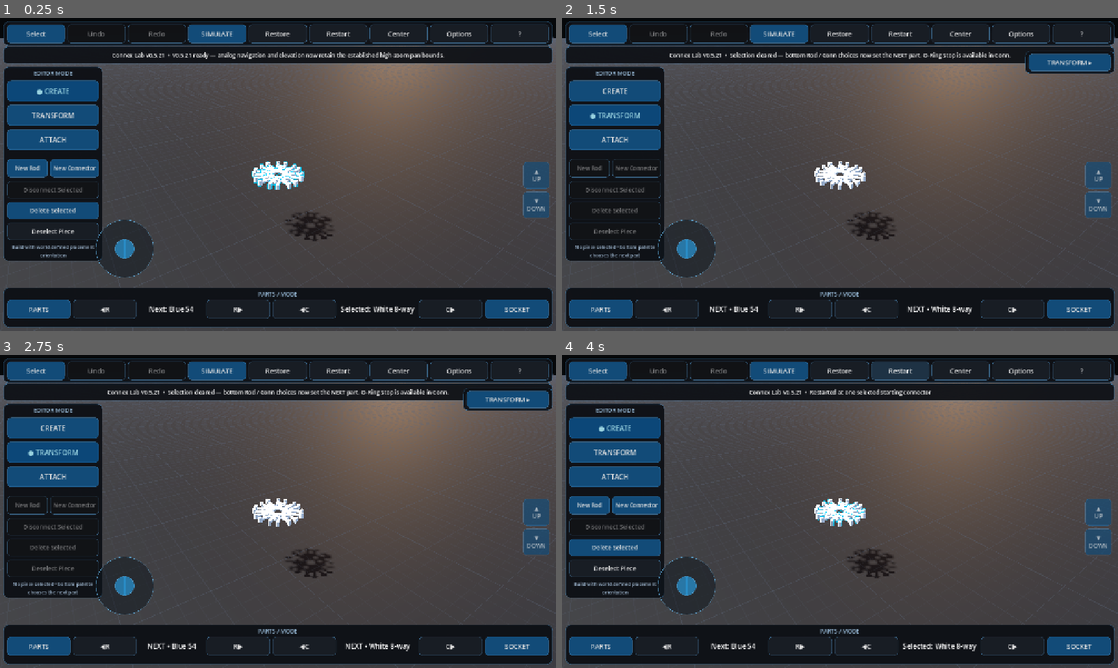
Above: before the commit, frames 1-4 (two rows, left to right).
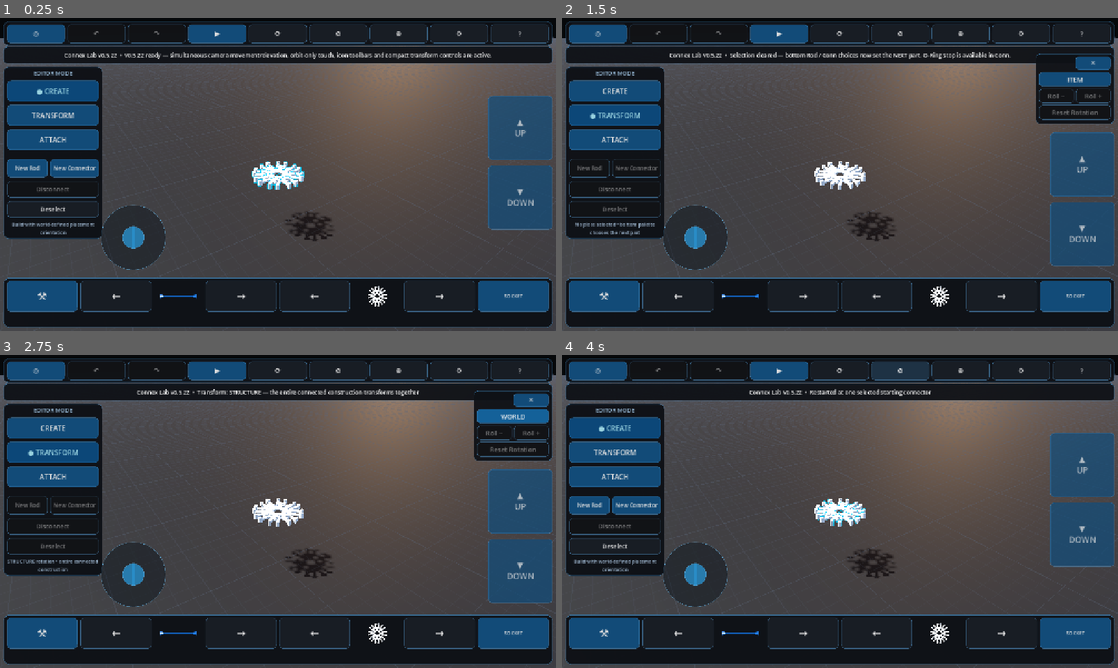
Above: after the commit, the same moments.

Repository: pixel375/connex
Game: Godot game, scene res://Main.tscn
Same seed, same stepped clock (60 frames per second), same inputs: the game is played once before the commit and once after it.
Inputs (mouse positions are in pixels of both pictures, inside the frame that each line leads up to):
- Up to frame 1 (0.25 s): no input
- Up to frame 2 (1.5 s): click "TRANSFORM" at 0.5 s; click "Deselect Piece" (after the commit: "Deselect") at 1.25 s
- Up to frame 3 (2.75 s): click (511, 417) at 2 s, where only the run after the commit has a clickable "ITEM"
- Up to frame 4 (4 s): click (1073, 417) at 2.75 s, where only the run after the commit has a clickable "WORLD"; click "Restart" (after the commit: "⊘") at 3.5 s

The runs differ from the first frame. In frame 1, 15% of the frame differs, in the area x 0-100%, y 4-96%; in frame 2, 17%; in frame 3, 17%; in frame 4, 14%.

Commit message:
Stage v0.5.22 touch controls and UI refresh

Diff:
--- a/Main.tscn
+++ b/Main.tscn
@@ -1,12 +1,9 @@
 [gd_scene load_steps=3 format=3]
 
-; v0.5.21 analog camera navigation, unified TRANSFORM and bounded pan runtime: res://scripts/main_v080.gd
-; v0.5.20 ATTACH selection, O-Ring rod creation, live marker and reconnect runtime: res://scripts/main_v076.gd
-; v0.5.19 precise ATTACH picking, Undo marker refresh and spatial CROSS orientation: res://scripts/main_v075.gd
-; v0.5.18 legacy AXLE healing and inverse CROSS rod slide runtime: res://scripts/main_v074.gd
-; v0.5.17 deterministic AXLE/CROSS stop and save-load runtime: res://scripts/main_v073.gd
-; v0.5.16 simplified physical O-Ring runtime: res://scripts/main_v071.gd
-[ext_resource type="Script" path="res://scripts/main_v080.gd" id="1_main"]
+; v0.5.22 runtime keeps the v0.5.21 unified transform/camera foundation and adds
+; the touch/UI refresh in main_v081.gd. Physics slider compatibility stays as a
+; separate tiny scene helper so older save/settings behavior remains untouched.
+[ext_resource type="Script" path="res://scripts/main_v081.gd" id="1_main"]
 [ext_resource type="Script" path="res://scripts/physics_slider_fix_v052.gd" id="2_physics_fix"]
 
 [node name="Main" type="Node3D"]
--- a/tests/camera_gesture_smoke_v059.gd
+++ b/tests/camera_gesture_smoke_v059.gd
@@ -35,29 +35,28 @@
 	root.add_child(main)
 	await process_frame
 
-	if not str(main.get_script().resource_path).ends_with("main_v064.gd"):
-		_fail("Main is not using v0.5.9 runtime")
+	if not str(main.get_script().resource_path).ends_with("main_v081.gd"):
+		_fail("Main is not using v0.5.22 runtime")
 		return
 
-	# One finger has exactly one job: orbit. It must not pan or zoom.
+	# One finger remains the one touch-camera gesture: orbit only.
 	var yaw0: float = float(main.get("camera_yaw"))
 	var target0: Vector3 = main.get("camera_target") as Vector3
 	var distance0: float = float(main.get("camera_distance"))
 	main.call("_unhandled_input", _touch(0, true, Vector2(420, 320)))
 	main.call("_unhandled_input", _drag(0, Vector2(540, 320), Vector2(120, 0)))
-	var yaw1: float = float(main.get("camera_yaw"))
-	if absf(yaw1 - yaw0) < 0.03:
+	if absf(float(main.get("camera_yaw")) - yaw0) < 0.03:
 		_fail("one-finger drag did not orbit")
 		return
 	if (main.get("camera_target") as Vector3).distance_to(target0) > 0.001:
-		_fail("one-finger orbit changed camera target/pan")
+		_fail("one-finger orbit changed camera target")
 		return
 	if absf(float(main.get("camera_distance")) - distance0) > 0.001:
 		_fail("one-finger orbit changed zoom")
 		return
 	main.call("_unhandled_input", _touch(0, false, Vector2(540, 320)))
 
-	# Two fingers have exactly two camera jobs: pan and zoom. They must not orbit.
+	# v0.5.22 policy: two viewport fingers are inert. They may not pan, zoom or orbit.
 	main.call("_unhandled_input", _touch(0, true, Vector2(320, 320)))
 	main.call("_unhandled_input", _touch(1, true, Vector2(520, 320)))
 	var multi_yaw: float = float(main.get("camera_yaw"))
@@ -66,30 +65,29 @@
 	main.call("_unhandled_input", _drag(0, Vector2(280, 345), Vector2(-40, 25)))
 	main.call("_unhandled_input", _drag(1, Vector2(570, 345), Vector2(50, 25)))
 	if absf(float(main.get("camera_yaw")) - multi_yaw) > 0.0001:
-		_fail("two-finger gesture changed orbit yaw")
+		_fail("two-finger touch changed orbit yaw")
 		return
-	if (main.get("camera_target") as Vector3).distance_to(multi_target) < 0.01:
-		_fail("two-finger drag did not pan")
+	if (main.get("camera_target") as Vector3).distance_to(multi_target) > 0.0001:
+		_fail("two-finger touch panned the camera")
 		return
-	if absf(float(main.get("camera_distance")) - multi_distance) < 0.05:
-		_fail("two-finger spread did not zoom")
+	if absf(float(main.get("camera_distance")) - multi_distance) > 0.0001:
+		_fail("two-finger touch zoomed the camera")
 		return
 
-	# The critical Android hand-off regression: after one finger of a pinch lifts,
-	# the remaining finger is inert until it also lifts. No surprise orbit/tap.
+	# After one finger lifts, the remaining finger stays inert until all are up.
 	main.call("_unhandled_input", _touch(1, false, Vector2(570, 345)))
 	var handoff_yaw: float = float(main.get("camera_yaw"))
 	var handoff_target: Vector3 = main.get("camera_target") as Vector3
 	main.call("_unhandled_input", _drag(0, Vector2(500, 500), Vector2(220, 155)))
 	if absf(float(main.get("camera_yaw")) - handoff_yaw) > 0.0001:
-		_fail("remaining finger after pinch unexpectedly started orbiting")
+		_fail("remaining finger after second touch unexpectedly orbited")
 		return
 	if (main.get("camera_target") as Vector3).distance_to(handoff_target) > 0.0001:
-		_fail("remaining finger after pinch unexpectedly kept panning")
+		_fail("remaining finger after second touch unexpectedly panned")
 		return
 	main.call("_unhandled_input", _touch(0, false, Vector2(500, 500)))
 
-	# Once all fingers are clear, a fresh one-finger gesture works immediately.
+	# Fresh single-finger orbit works immediately after both fingers lift.
 	var fresh_yaw: float = float(main.get("camera_yaw"))
 	main.call("_unhandled_input", _touch(0, true, Vector2(440, 340)))
 	main.call("_unhandled_input", _drag(0, Vector2(500, 340), Vector2(60, 0)))
@@ -98,7 +96,7 @@
 		return
 	main.call("_unhandled_input", _touch(0, false, Vector2(500, 340)))
 
-	print("CAMERA_059_SMOKE_OK: deterministic one-finger orbit + two-finger pan/zoom + no 2->1 handoff jump")
+	print("CAMERA_059_SMOKE_OK: one-finger orbit retained; two-finger touch pan/zoom disabled; clean 2->1 handoff verified")
 	main.queue_free()
 	await process_frame
 	quit(0)
--- a/tests/camera_transform_ui_smoke_v078.gd
+++ b/tests/camera_transform_ui_smoke_v078.gd
@@ -1,6 +1,6 @@
 extends SceneTree
 
-const MAIN := preload("res://scripts/main_v080.gd")
+const MAIN := preload("res://scripts/main_v081.gd")
 
 var app: Node
 var failed := false
@@ -18,115 +18,94 @@
 	await process_frame
 	await process_frame
 
-	if app.get_script() == null or not str(app.get_script().resource_path).ends_with("main_v080.gd"):
-		_fail("final v0.5.21 runtime is not active")
+	if app.get_script() == null or not str(app.get_script().resource_path).ends_with("main_v081.gd"):
+		_fail("final v0.5.22 runtime is not active")
 	if app.rotate_button_v032 == null or "TRANSFORM" not in app.rotate_button_v032.text:
-		_fail("ROTATE button was not replaced by TRANSFORM")
+		_fail("unified TRANSFORM mode is missing")
 	if app.move_mode_button_v042 == null or app.move_mode_button_v042.visible:
 		_fail("legacy MOVE editor button is still visible")
-	if app.rotation_panel == null or app.rotation_panel.visible:
-		_fail("legacy rotation XYZ panel is still visible")
-	if app.move_panel == null or app.move_panel.visible:
-		_fail("legacy move XYZ panel is still visible")
-	if app.transform_panel_v077 == null or app.transform_toggle_v077 == null or app.transform_space_button_v078 == null:
-		_fail("compact transform panel/space control was not created")
+	if app.rotation_panel == null or app.rotation_panel.visible or app.move_panel == null or app.move_panel.visible:
+		_fail("legacy XYZ side panels are visible")
 
-	app._set_editor_mode_v032(app.EDITOR_MOVE_042, false)
-	if app.editor_mode_v032 != app.EDITOR_ROTATE_032:
-		_fail("legacy MOVE request did not remap to unified TRANSFORM")
+	app._set_editor_mode_v032(app.EDITOR_ROTATE_032, false)
 	await process_frame
+	if app.transform_panel_v077 == null or not app.transform_panel_v077.visible:
+		_fail("compact transform card was not created/opened")
+	if app.transform_toggle_v077 != null:
+		_fail("collapsible TRANSFORM header still exists")
+	if app.transform_hint_v077 != null:
+		_fail("ITEM/WORLD description still exists")
+	if app.transform_slide_minus_v077 != null or app.transform_slide_plus_v077 != null:
+		_fail("duplicate axle slide controls still exist")
+	if app.transform_close_button_v081 == null:
+		_fail("transform card has no X close button")
+	if app.transform_space_button_v078 == null or app.transform_space_button_v078.text not in ["ITEM", "WORLD"]:
+		_fail("compact ITEM/WORLD toggle is missing")
+
 	if app.gizmo_root_v030 == null or not app.gizmo_root_v030.visible:
 		_fail("rotation rings are not visible in TRANSFORM")
 	if app.move_gizmo_root_v042 == null or not app.move_gizmo_root_v042.visible:
 		_fail("translation arrows are not visible in TRANSFORM")
-	if app.rotation_panel.visible or app.move_panel.visible:
-		_fail("inherited refresh re-opened a retired XYZ side panel")
-
-	app.transform_space_v051 = app.SPACE_WORLD_051
-	app._update_transform_ui_v077()
-	if "WORLD" not in app.transform_space_button_v078.text:
-		_fail("ITEM/WORLD transform-space control did not update")
-	app.transform_space_v051 = app.SPACE_ITEM_051
+	if app.move_gizmo_root_v042.scale.x < 1.45 * clampf(app.camera_distance / 19.0, 0.62, 2.10):
+		_fail("move gizmo was not made substantially larger than rotation")
 
 	if app.camera_joystick_v077 == null or app.camera_up_button_v077 == null or app.camera_down_button_v077 == null:
 		_fail("camera joystick/elevation controls were not created")
 	else:
-		if app.camera_joystick_knob_v077.get_parent() == app.camera_joystick_v077:
-			_fail("joystick knob is still a direct PanelContainer child and cannot move freely")
-		var joy_rect: Rect2 = app.camera_joystick_v077.get_global_rect()
-		if joy_rect.position.x < 202.0:
-			_fail("camera joystick overlaps the condensed editor sidebar")
-		var viewport_size: Vector2 = app.get_viewport().get_visible_rect().size
-		if joy_rect.end.y > viewport_size.y - 88.0:
-			_fail("camera joystick overlaps the bottom parts bar")
+		if app.camera_joystick_v077.size.x < 145.0:
+			_fail("camera joystick was not enlarged")
+		if app.camera_up_button_v077.size.x < 145.0 or app.camera_down_button_v077.size.x < 145.0:
+			_fail("UP/DOWN controls were not enlarged")
+		if app.camera_joystick_v077.get_global_rect().position.x < 225.0:
+			_fail("camera joystick was not moved far enough right")
 
+	# Horizontal and vertical movement must be additive in the same navigation tick.
 	var old_target: Vector3 = app.camera_target
-	app.camera_joystick_value_v077 = Vector2(0.75, -0.55)
-	app._apply_camera_navigation_v077(0.5)
-	if app.camera_target.distance_to(old_target) < 0.05:
-		_fail("analog joystick did not translate camera target")
-	var elevated: Vector3 = app.camera_target
-	app.camera_joystick_value_v077 = Vector2.ZERO
+	app.camera_joystick_value_v077 = Vector2(0.72, -0.58)
 	app.camera_vertical_v077 = 1.0
 	app._apply_camera_navigation_v077(0.5)
-	if app.camera_target.y <= elevated.y:
-		_fail("UP control did not raise camera target")
+	var moved: Vector3 = app.camera_target - old_target
+	if absf(moved.y) < 0.05:
+		_fail("simultaneous navigation did not apply elevation")
+	if Vector2(moved.x, moved.z).length() < 0.05:
+		_fail("simultaneous navigation did not apply joystick translation")
+	app.camera_joystick_value_v077 = Vector2.ZERO
+	app.camera_vertical_v077 = 0.0
 
-	var keep_y: float = app.camera_target.y
-	app.camera_distance = 400.0
-	var pan_before: Vector3 = app.camera_target
-	app._pan_camera(Vector2(100.0, 100.0))
-	var pan_distance: float = pan_before.distance_to(app.camera_target)
-	if pan_distance <= 0.01 or pan_distance > 55.0:
-		_fail("high-zoom two-finger pan lost its bounded speed: %.3f" % pan_distance)
-	if absf(app.camera_target.y - keep_y) > 0.001:
-		_fail("two-finger pan erased camera elevation")
+	if app.status_label == null or app.status_label.visible:
+		_fail("top status bar was not removed")
+	if app.top_delete_button_v081 == null or app.delete_button_v032 == null or app.delete_button_v032.visible:
+		_fail("Delete was not moved from left toolbar to top toolbar")
+	if app.disconnect_button_v042 == null or app.disconnect_button_v042.text != "Disconnect":
+		_fail("Disconnect label was not shortened")
+	if app.deselect_piece_button_v039 == null or app.deselect_piece_button_v039.text != "Deselect":
+		_fail("Deselect label was not shortened")
+	if app.deselect_point_button_v032 != null and app.deselect_point_button_v032.visible:
+		_fail("redundant Deselect Point button is still visible")
+	if app.restart_confirm_v081 == null or app.delete_confirm_v081 == null:
+		_fail("Restart/Delete confirmation dialogs are missing")
 
-	if is_instance_valid(app.selected_piece):
-		var focus: Vector3 = app.selected_piece.global_position
-		app.camera_target += Vector3(5, 3, -4)
-		app._center_view()
-		if app.camera_target.distance_to(focus) > 0.001:
-			_fail("Center did not focus selected piece")
+	if app.physics_button_v051 == null or app.physics_button_v051.text != "Physics":
+		_fail("Physics option was not renamed")
+	if app.builds_button_v050 == null or app.builds_button_v050.text != "Save & Load":
+		_fail("Save & Load option was not renamed")
+	if app.options_help_button_v081 == null or app.options_help_button_v081.text != "Help":
+		_fail("Help was not moved into Options")
+	var rigidity_slider := app.physics_sliders_v054.get("Structure rigidity") as HSlider
+	if rigidity_slider == null or rigidity_slider.get_parent() != app.physics_box_v051:
+		_fail("Structure Rigidity was not moved into Physics")
 
-	app._refresh_parts_browser_v050()
-	await process_frame
-	var scroll := _find_scroll(app.parts_panel_v050)
-	if scroll == null:
-		_fail("parts browser scroll container not found")
-	else:
-		if scroll.scroll_deadzone < app.MENU_SCROLL_DEADZONE_077:
-			_fail("menu scroll deadzone was not applied")
-		var scroll_button := _find_button(scroll)
-		if scroll_button == null:
-			_fail("parts browser has no scrollable card button")
-		elif scroll_button.mouse_filter != Control.MOUSE_FILTER_PASS:
-			_fail("scrollable card still blocks parent drag gestures")
+	if app.rod_label == null or app.rod_label.visible:
+		_fail("bottom rod text label is still visible")
+	if app.connector_label == null or app.connector_label.visible:
+		_fail("bottom connector text label is still visible")
+	if app.bottom_rod_preview_v081 == null or app.bottom_connector_preview_v081 == null:
+		_fail("bottom live part previews are missing")
+	if app.parts_button_v050 == null or app.parts_button_v050.text != "⚒":
+		_fail("Parts button was not converted to an icon")
 
 	if failed:
 		quit(1)
 		return
-	print("CAMERA_TRANSFORM_078_SMOKE_OK: unified transform, ITEM/WORLD compact controls, analog camera navigation, bounded elevation-preserving pan, Center focus and scroll-safe menus verified")
+	print("CAMERA_TRANSFORM_078_SMOKE_OK: v0.5.22 touch concurrency, orbit-only multi-touch policy, compact transform card, icon toolbars, options hierarchy and live bottom previews verified")
 	quit(0)
-
-func _find_scroll(node: Node) -> ScrollContainer:
-	if node == null:
-		return null
-	if node is ScrollContainer:
-		return node as ScrollContainer
-	for child in node.get_children():
-		var found := _find_scroll(child as Node)
-		if found != null:
-			return found
-	return null
-
-func _find_button(node: Node) -> BaseButton:
-	if node == null:
-		return null
-	if node is BaseButton:
-		return node as BaseButton
-	for child in node.get_children():
-		var found := _find_button(child as Node)
-		if found != null:
-			return found
-	return null
Not shown, changed: export_presets.cfg
Not shown, changed: .github/workflows/android.yml
Not shown, changed: RELEASE_NOTES.md
